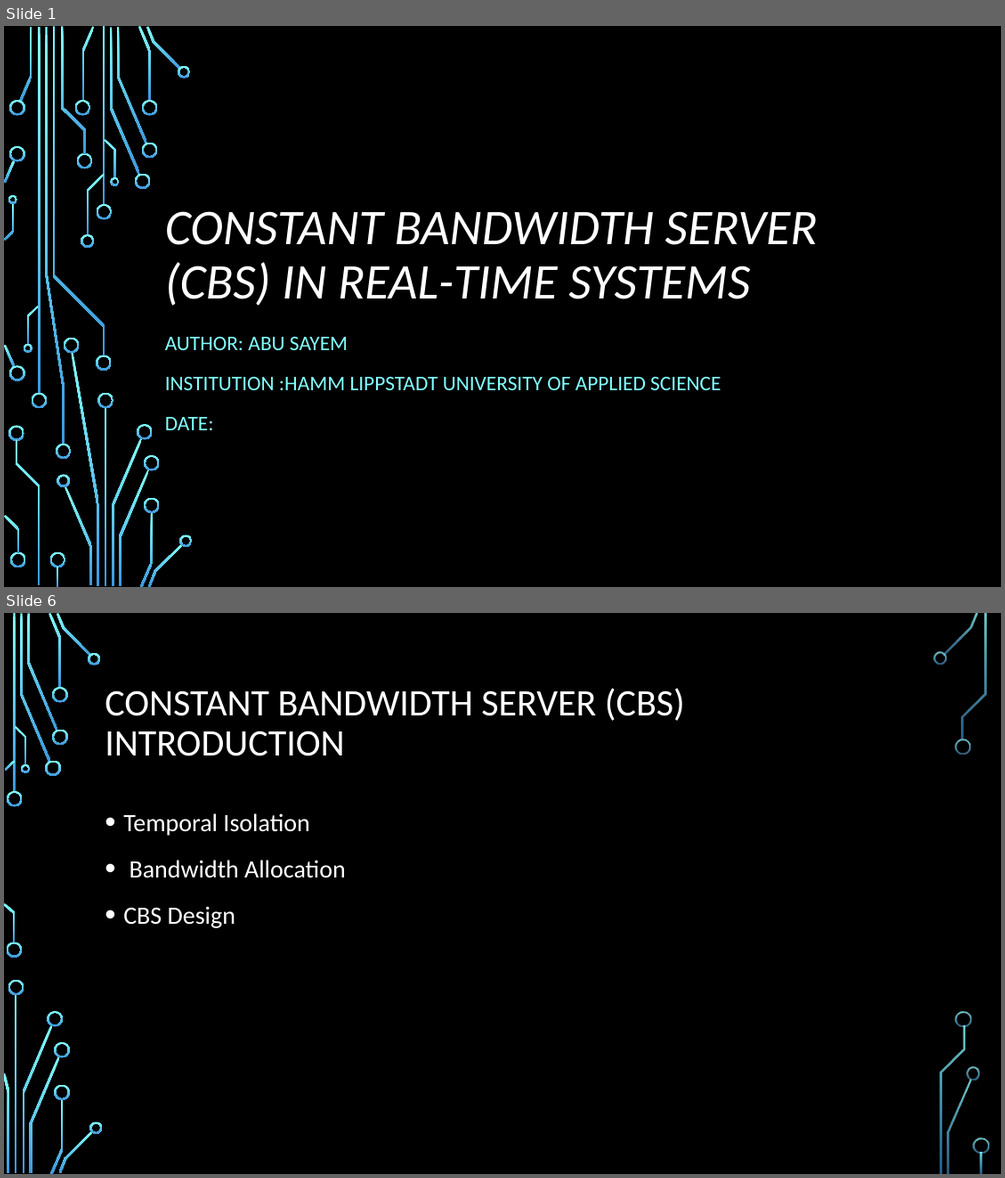
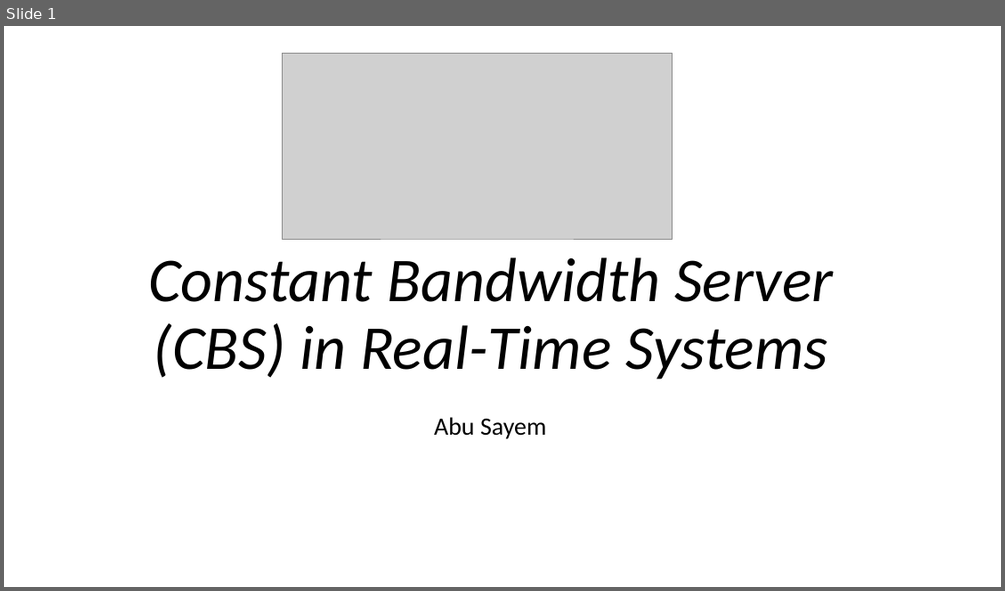
Before and after one commit to CCsayem/Constant-Bandwith-Server-Real-Time-Systems, a slide deck: Constant Bandwidth Server (CBS) in Real-Time.pptx. Shown one above the other, each under a label of ours: slides 1 and 6 before the commit, slide 1 after it; the slides between them are not shown. The pictures are 1005x1178 and 1005x591 pixels, drawn with LibreOffice and Linux fonts; fonts in the diff are those of the drawing; grey boxes stand for pictures; background and template pictures are left out. Boxes give left, top, right and bottom in pixels: in the first picture for what was removed or moved away, otherwise in the second. Text is boxed around its words. In the diff, an @@ line names an element or a change of style, - is before the commit and + after.

```diff
--- a/Constant Bandwidth Server (CBS) in Real-Time.pptx
+++ b/Constant Bandwidth Server (CBS) in Real-Time.pptx
@@ slide 6 removed at bbox=[4, 613, 1001, 1174], background picture (left out) @@
@@ title removed at bbox=[105, 688, 685, 756] @@
-CONSTANT BANDWIDTH SERVER (CBS) INTRODUCTION
@@ text removed at bbox=[123, 813, 346, 928] @@
-• Temporal Isolation
-• Bandwidth Allocation
-• CBS Design
@@ group removed at bbox=[4, 613, 989, 1174]: 33 freeform shapes, 3 rectangles @@
@@ slide 1 changed as well @@
@@ background picture (left out) to #FFFFFF @@
@@ picture added at bbox=[283, 54, 672, 239] @@
@@ title at bbox=[148, 257, 833, 379]: text changed; size 48 to 60 pt; text colour #FFFFFF to #000000 @@
-CONSTANT BANDWIDTH SERVER (CBS) IN REAL-TIME SYSTEMS
+Constant Bandwidth Server (CBS) in Real-Time Systems
@@ subtitle at bbox=[434, 417, 546, 439]: text changed; size 20 to 24 pt; text colour #82FFFF to #000000 @@
-AUTHOR: ABU SAYEM
-INSTITUTION :HAMM LIPPSTADT UNIVERSITY OF APPLIED SCIENCE
-DATE:
+Abu Sayem
@@ group removed at bbox=[4, 26, 193, 587]: 50 freeform shapes, 4 rectangles @@
```
Also in this commit, not shown: 12 slides added, 5 other slides removed.
